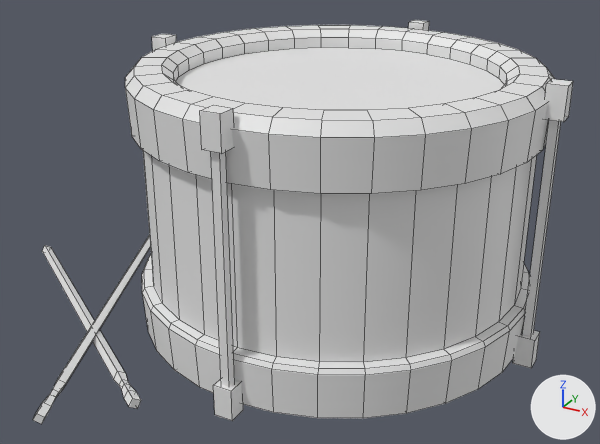
Renders of the FBX model Team1_GraduationGame/Assets/3D/Models/Props/Toy_Drum/Toy_drum01.fbx from each side of a commit.
Both versions are drawn from a camera (50 mm lens) standing at (5.73, -9.67, 1.6) and looking at (4.4, -7.25, 0.4). Every picture has the same lights, and +X, +Y and +Z are marked at lower right. Mesh edges are drawn as thin lines. Where no turn or scale is listed for an object, it has been applied to the vertices.

The first picture shows 'Toy_Drum01'.
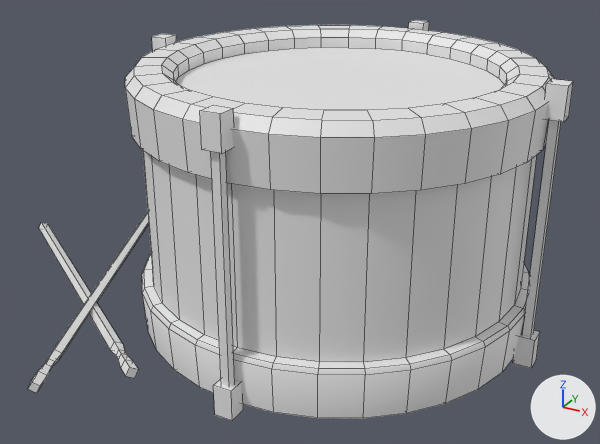
Where the newer file only moved an object's origin or applied its transform, the numbers keep the older frame.

Pixel boxes (x1, y1, x2, y2) of what changed, in the pictures (600 x 444 px; the box of a moved part takes in the faces that stretch with it):
'Toy_Drum01', reshaped: before (33, 20, 573, 424); after (28, 20, 573, 421)
part 1 of me_cylinder_009, moved or reshaped: before (42, 245, 141, 409); after (39, 222, 139, 378)
part 2 of me_cylinder_009, moved or reshaped: before (33, 235, 150, 424); after (28, 211, 149, 393)
part 3 of me_cylinder_009, shading changed: (125, 20, 573, 421) in both

The change, as a list of edits to the scene's bpy script:
```text
Change me_cylinder_009:
    where me_cylinder_009.from_pydata(...)  # 528 vertices, 462 faces; spans x -1.35..0.77, y -1.14..0.77, z 0.0..0.98
    used by ob_toy_drum01; location = (4.491, -7.132, 0.0)
    me_cylinder_009 part 1: the loose piece of 24 vertices spanning x -1.35..-0.2, y -0.96..-0.15, z 0.0..0.1 is moved by (0.0, 0.0, 0.11)
    me_cylinder_009 part 2: the loose piece of 24 vertices spanning x -0.97..-0.4, y -1.14..0.14, z 0.06..0.1 is moved by (0.0, 0.0, 0.11)
    me_cylinder_009 part 3: edges marked sharp go from 552 to 520
```
